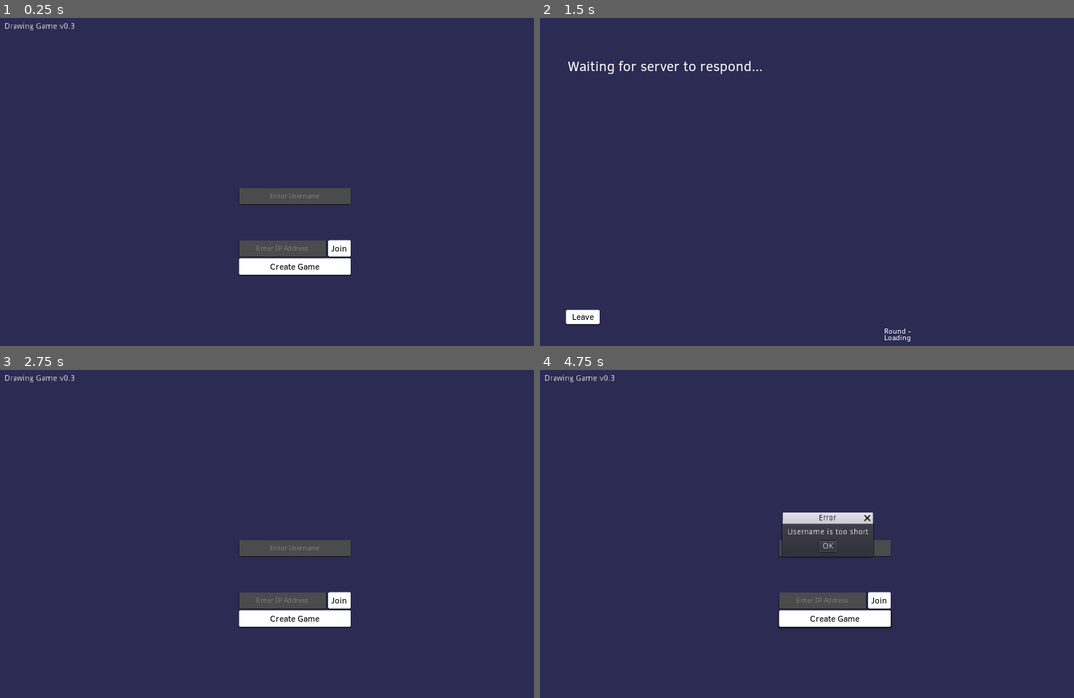
Above: before the commit, frames 1-4 (two rows, left to right).
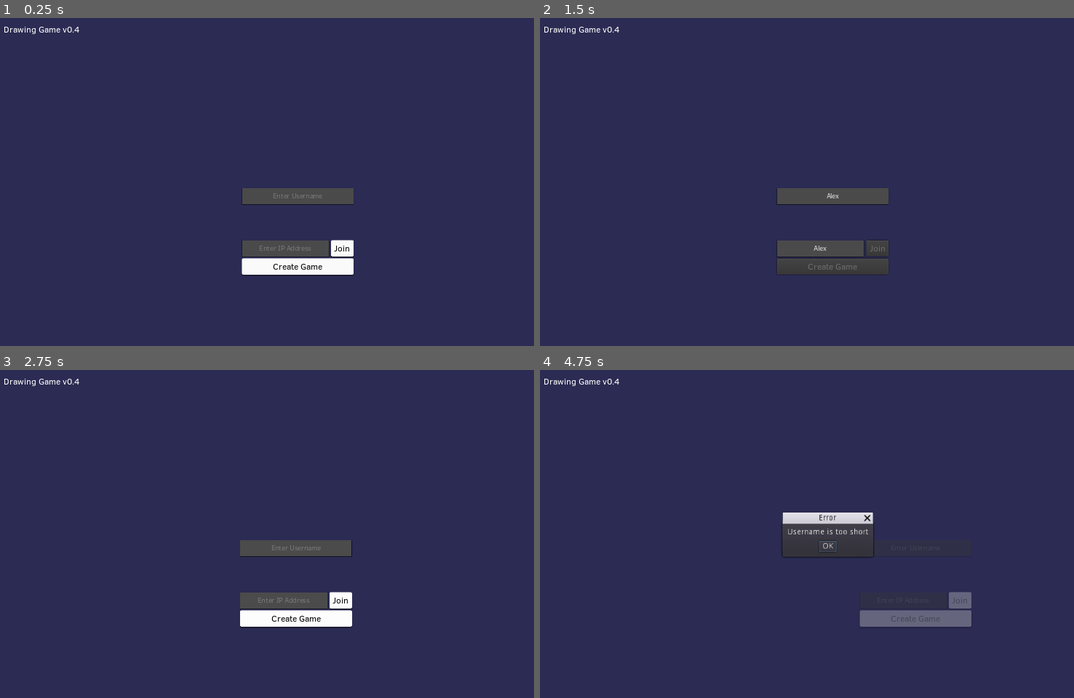
Above: after the commit, the same moments.

Repository: rednir/DrawingGame
Game: Godot game, scene res://Scenes/MainMenu.tscn
Same seed, same stepped clock (60 frames per second), same inputs: the game is played once before the commit and once after it. Sound files missing from this copy of the repository are replaced by a short silence.
Inputs (mouse positions are in pixels of both pictures, inside the frame that each line leads up to):
- Up to frame 1 (0.25 s): no input
- Up to frame 2 (1.5 s): click (833, 195) at 0.52 s; type "Alex" at 0.6 s; click (823, 247) at 0.75 s; type "Alex" at 0.83 s; click "Join" at 1.25 s
- Up to frame 3 (2.75 s): click "Leave" at 2 s
- Up to frame 4 (4.75 s): click "Create Game" at 2.75 s; click "OK" at 3.5 s; click "Create Game" at 4.25 s

The runs differ from the first frame. In frame 1, 0.7% of the frame differs, in the area x 0-67%, y 1-79%; in frame 2, 3.2%; in frame 3, 0.5%; in frame 4, 3.6%, in the area x 0-81%, y 1-79%.

Commit message:
add main menu animation

Diff:
--- a/Scenes/Game.tscn
+++ b/Scenes/Game.tscn
@@ -52,8 +52,7 @@
 "values": [ Color( 1, 1, 1, 0 ) ]
 }
 
-[sub_resource type="Animation" id=5]
-resource_name = "in"
+[sub_resource type="Animation" id=6]
 length = 0.4
 step = 0.016
 tracks/0/type = "value"
@@ -231,10 +230,10 @@
 
 [node name="DrawingCanvasAnimation" type="AnimationPlayer" parent="DrawingCanvas"]
 autoplay = "SETUP"
-anims/SETUP = SubResource( 6 )
-anims/in = SubResource( 5 )
-anims/pulse_green = SubResource( 10 )
-anims/pulse_red = SubResource( 9 )
+anims/SETUP = SubResource( 5 )
+anims/in = SubResource( 6 )
+anims/pulse_green = SubResource( 7 )
+anims/pulse_red = SubResource( 8 )
 
 [node name="PlayersList" type="VBoxContainer" parent="."]
 margin_left = 56.0
--- a/Scenes/MainMenu.tscn
+++ b/Scenes/MainMenu.tscn
@@ -21,6 +21,93 @@
 [sub_resource type="DynamicFont" id=5]
 font_data = ExtResource( 6 )
 
+[sub_resource type="Animation" id=6]
+resource_name = "SETUP"
+length = 0.001
+tracks/0/type = "value"
+tracks/0/path = NodePath(".:rect_position")
+tracks/0/interp = 1
+tracks/0/loop_wrap = true
+tracks/0/imported = false
+tracks/0/enabled = true
+tracks/0/keys = {
+"times": PoolRealArray( 0 ),
+"transitions": PoolRealArray( 1 ),
+"update": 0,
+"values": [ Vector2( 626, 300 ) ]
+}
+tracks/1/type = "value"
+tracks/1/path = NodePath(".:modulate")
+tracks/1/interp = 1
+tracks/1/loop_wrap = true
+tracks/1/imported = false
+tracks/1/enabled = true
+tracks/1/keys = {
+"times": PoolRealArray( 0 ),
+"transitions": PoolRealArray( 1 ),
+"update": 0,
+"values": [ Color( 1, 1, 1, 0 ) ]
+}
+
+[sub_resource type="Animation" id=7]
+resource_name = "in"
+length = 0.4
+tracks/0/type = "value"
+tracks/0/path = NodePath(".:rect_position")
+tracks/0/interp = 1
+tracks/0/loop_wrap = true
+tracks/0/imported = false
+tracks/0/enabled = true
+tracks/0/keys = {
+"times": PoolRealArray( 0, 0.4 ),
+"transitions": PoolRealArray( 0.25, 1 ),
+"update": 0,
+"values": [ Vector2( 626, 300 ), Vector2( 427, 300 ) ]
+}
+tracks/1/type = "value"
+tracks/1/path = NodePath(".:modulate")
+tracks/1/interp = 1
+tracks/1/loop_wrap = true
+tracks/1/imported = false
+tracks/1/enabled = true
+tracks/1/keys = {
+"times": PoolRealArray( 0, 0.4 ),
+"transitions": PoolRealArray( 0.25, 1 ),
+"update": 0,
+"values": [ Color( 1, 1, 1, 0 ), Color( 1, 1, 1, 1 ) ]
+}
+
+[sub_resource type="Animation" id=8]
+resource_name = "out"
+length = 0.4
+tracks/0/type = "value"
+tracks/0/path = NodePath(".:rect_position")
+tracks/0/interp = 1
+tracks/0/loop_wrap = true
+tracks/0/imported = false
+tracks/0/enabled = true
+tracks/0/keys = {
+"times": PoolRealArray( 0, 0.4 ),
+"transitions": PoolRealArray( 4.75, 1 ),
+"update": 0,
+"values": [ Vector2( 427, 300 ), Vector2( 226, 300 ) ]
+}
+tracks/1/type = "value"
+tracks/1/path = NodePath(".:modulate")
+tracks/1/interp = 1
+tracks/1/loop_wrap = true
+tracks/1/imported = false
+tracks/1/enabled = true
+tracks/1/keys = {
+"times": PoolRealArray( 0, 0.4 ),
+"transitions": PoolRealArray( 4.75, 1 ),
+"update": 0,
+"values": [ Color( 1, 1, 1, 1 ), Color( 1, 1, 1, 0 ) ]
+}
+
+[sub_resource type="DynamicFont" id=9]
+font_data = ExtResource( 6 )
+
 [node name="MainMenuControl" type="Control"]
 anchor_right = 1.0
 anchor_bottom = 1.0
@@ -39,7 +126,7 @@
 }
 
 [node name="TextboxUsername" type="LineEdit" parent="MainButtonsContainer"]
-margin_right = 196.0
+margin_right = 195.0
 margin_bottom = 28.0
 rect_min_size = Vector2( 0, 28 )
 size_flags_horizontal = 3
@@ -55,11 +142,11 @@
 
 [node name="JoinContainer" type="HBoxContainer" parent="MainButtonsContainer"]
 margin_top = 92.0
-margin_right = 196.0
+margin_right = 195.0
 margin_bottom = 120.0
 
 [node name="TextboxJoin" type="LineEdit" parent="MainButtonsContainer/JoinContainer"]
-margin_right = 153.0
+margin_right = 152.0
 margin_bottom = 28.0
 rect_min_size = Vector2( 0, 28 )
 size_flags_horizontal = 3
@@ -74,8 +161,8 @@
 placeholder_alpha = 0.3
 
 [node name="ButtonJoin" type="Button" parent="MainButtonsContainer/JoinContainer"]
-margin_left = 157.0
-margin_right = 196.0
+margin_left = 156.0
+margin_right = 195.0
 margin_bottom = 28.0
 rect_min_size = Vector2( 0, 28 )
 rect_pivot_offset = Vector2( 64.5, 109 )
@@ -98,7 +185,7 @@
 
 [node name="ButtonCreate" type="Button" parent="MainButtonsContainer"]
 margin_top = 124.0
-margin_right = 196.0
+margin_right = 195.0
 margin_bottom = 152.0
 rect_min_size = Vector2( 0, 28 )
 rect_pivot_offset = Vector2( 64.5, 109 )
@@ -118,12 +205,19 @@
 "_edit_use_anchors_": false
 }
 
+[node name="MainButtonsAnimation" type="AnimationPlayer" parent="MainButtonsContainer"]
+autoplay = "SETUP"
+anims/SETUP = SubResource( 6 )
+anims/in = SubResource( 7 )
+anims/out = SubResource( 8 )
+
 [node name="TextGameInfo" type="RichTextLabel" parent="."]
-margin_left = 13.0
-margin_top = 8.0
-margin_right = 333.0
-margin_bottom = 48.0
-text = "DrawingGame v0.2"
-__meta__ = {
-"_edit_use_anchors_": false
-}
+margin_left = 12.0
+margin_top = 10.0
+margin_right = 332.0
+margin_bottom = 84.0
+custom_fonts/normal_font = SubResource( 9 )
+text = "DrawingGame v0"
+__meta__ = {
+"_edit_use_anchors_": false
+}
--- a/Scripts/MainMenu/MainMenu.gd
+++ b/Scripts/MainMenu/MainMenu.gd
@@ -2,12 +2,13 @@
 
 
 const GAME_NAME = "Drawing Game"
-const GAME_VERSION = "0.3"
+const GAME_VERSION = "0.4"
 
 
 onready var text_game_info = $TextGameInfo
 onready var textbox_join = $MainButtonsContainer/JoinContainer/TextboxJoin
 onready var textbox_username = $MainButtonsContainer/TextboxUsername
+onready var main_buttons_animation_player = $MainButtonsContainer/MainButtonsAnimation
 
 
 const min_name_length = 2
@@ -18,35 +19,59 @@
 	$MainButtonsContainer/ButtonCreate.connect("pressed", self, "on_button_create_pressed")
 
 	text_game_info.bbcode_text = "%s v%s" % [GAME_NAME, GAME_VERSION]
+	main_buttons_animation_player.play("in")
+
+
 
 
 
 
 func on_button_join_pressed():
+	disable_buttons(true)
+	main_buttons_animation_player.play("out")
+	yield(main_buttons_animation_player, "animation_finished")
+
 	var status_code = Client.try_join_server(textbox_join.text)
 	if len(textbox_username.text) < min_name_length:
 		Events.emit_signal("error", "Username is too short")
-		return
+	else:
+		if status_code != OK:
+			Events.emit_signal("error", "Could not join the server (Code: %s)\nMake sure the IP address exists." % status_code)
+		else:
+			Client.this_player.name = textbox_username.text
+			get_tree().change_scene("res://Scenes/Game.tscn")
+			return
 
-	if status_code != OK:
-		Events.emit_signal("error", "Could not join the server (Code: %s)\nMake sure the IP address exists." % status_code)
-	else:
-		Client.this_player.name = textbox_username.text
-		get_tree().change_scene("res://Scenes/Game.tscn")
+	disable_buttons(false)
+	main_buttons_animation_player.play("in")
 
 
 
 
 func on_button_create_pressed():
+	disable_buttons(true)
+	main_buttons_animation_player.play("out")
+	yield(main_buttons_animation_player, "animation_finished")
+
 	var status_code = Server.try_create_server()
 	if len(textbox_username.text) < min_name_length:
 		Events.emit_signal("error", "Username is too short")
-		return
+	else:
+		if status_code != OK:
+			Events.emit_signal("error", "Could not create a server (Code: %s)" % status_code)
+			Server.server = null
+		else:
+			Client.this_player.name = textbox_username.text
+			Client.try_join_server("localhost")
+			get_tree().change_scene("res://Scenes/Game.tscn")
+			return
 
-	if status_code != OK:
-		Events.emit_signal("error", "Could not create a server (Code: %s)" % status_code)
-		Server.server = null
-	else:
-		Client.this_player.name = textbox_username.text
-		Client.try_join_server("localhost")
-		get_tree().change_scene("res://Scenes/Game.tscn")
+	disable_buttons(false)
+	main_buttons_animation_player.play("in")
+
+
+
+
+func disable_buttons(will_disable):
+	$MainButtonsContainer/JoinContainer/ButtonJoin.disabled = will_disable
+	$MainButtonsContainer/ButtonCreate.disabled = will_disable
Not shown: 6 places in Scenes/Game.tscn that only renumber resources
Not shown: 1 places in Scenes/MainMenu.tscn that only renumber resources
